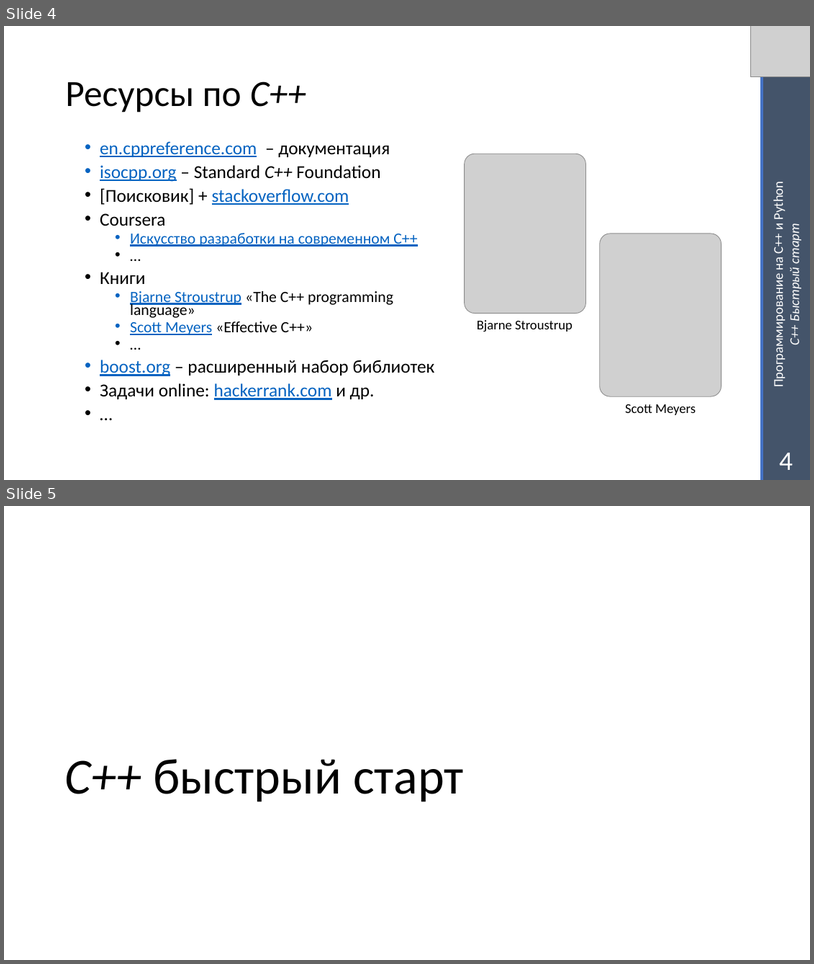
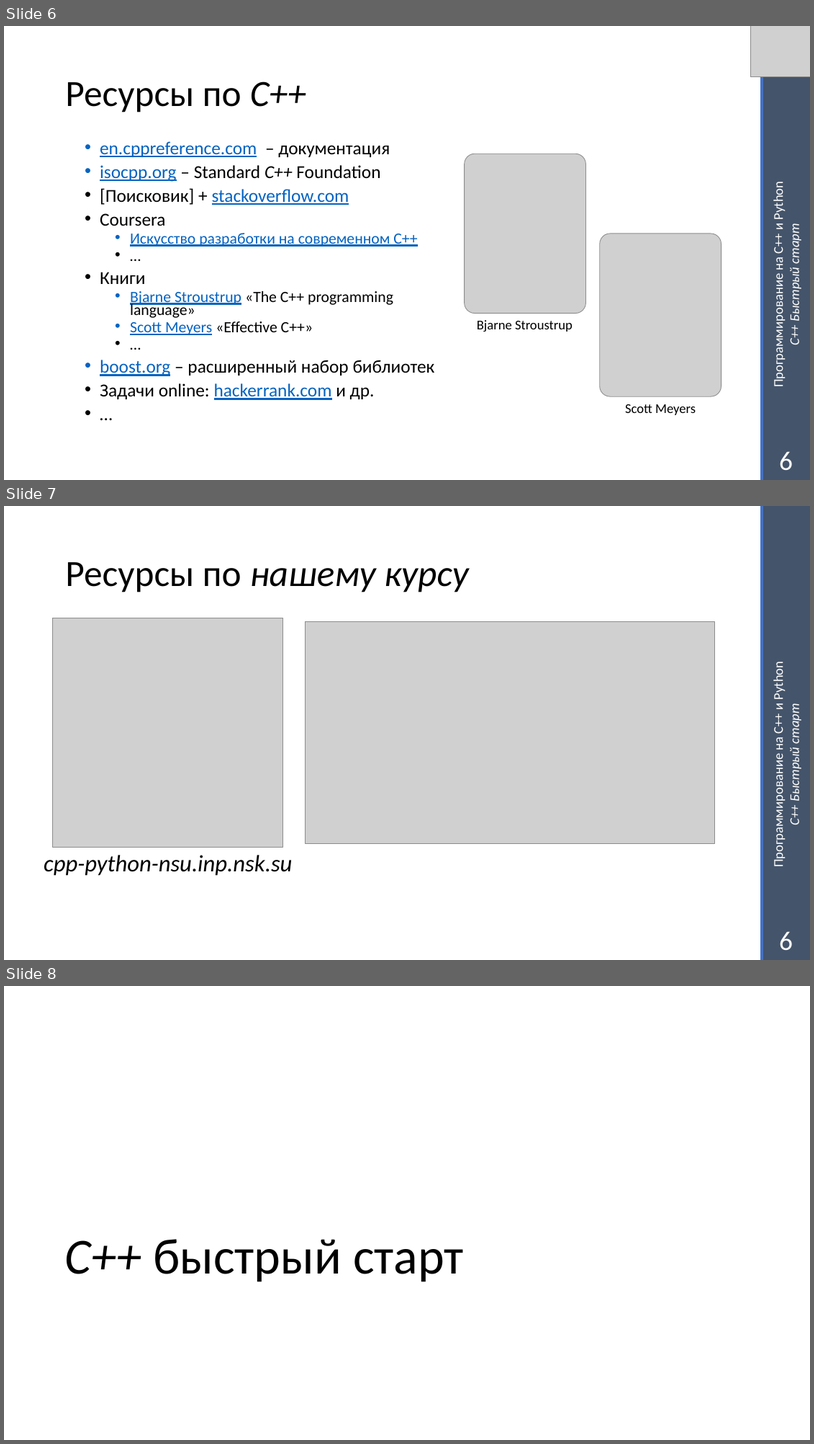
Before and after one commit to NSU-Programming/lectures2026, a slide deck: lecture_1/L1_Cpp_fast_start.pptx. Shown one above the other, each under a label of ours: slides 4 and 5 before the commit, slides 6, 7 and 8 after it. The pictures are 814x964 and 814x1444 pixels, drawn with LibreOffice and Linux fonts; fonts in the diff are those of the drawing; grey boxes stand for pictures. Boxes give left, top, right and bottom in pixels: in the first picture for what was removed or moved away, otherwise in the second. Text is boxed around its words. In the diff, an @@ line names an element or a change of style, - is before the commit and + after.

```diff
--- a/lecture_1/L1_Cpp_fast_start.pptx
+++ b/lecture_1/L1_Cpp_fast_start.pptx
@@ slide 7 added at box(4, 506, 810, 960), background #FFFFFF; not listed: 3 template elements that a slide beside it also shows @@
@@ title added at box(65, 562, 468, 592), 44 pt, text #000000, italic @@
+Ресурсы по нашему курсу
@@ picture added at box(53, 618, 283, 847) @@
@@ picture added at box(305, 621, 715, 843) @@
@@ text added at box(44, 854, 292, 875), 28 pt, text #000000, italic @@
+cpp-python-nsu.inp.nsk.su
@@ text added at box(779, 931, 793, 950), 32 pt, text #FFFFFF @@
+6
@@ what was slide 4 is now slide 6 @@
@@ page number at box(779, 451, 793, 470): text changed @@
-4
+6
@@ what was slide 5 is now slide 8 @@
```
Also in this commit, not shown: 2 other slides added.
